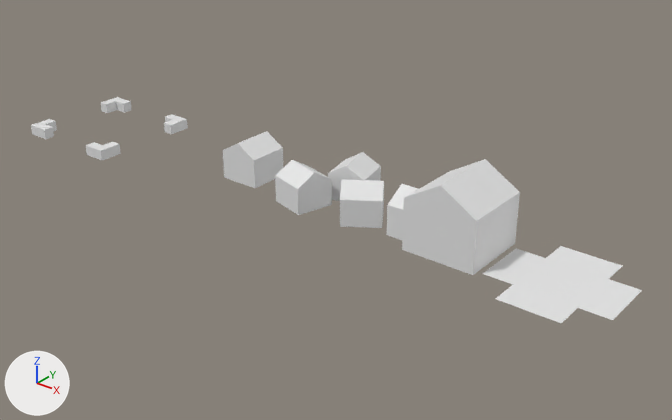
The glTF model dist/data/models.glb: old version first, new version second.
The view is the same before and after, from a 50 mm lens placed at (7.86, -5.02, 3.37), pointed at (3.38, 0.58, -0.1). Every picture has the same lights, and +X, +Y and +Z are marked at lower left. The picture after the commit comes second. Where no turn or scale is listed for an object, it has been applied to the vertices. Vertices at exactly the same position are counted once.

Objects in the first picture: 'house_001', 'house_002', 'house_003', 'hover', 'road_001'.
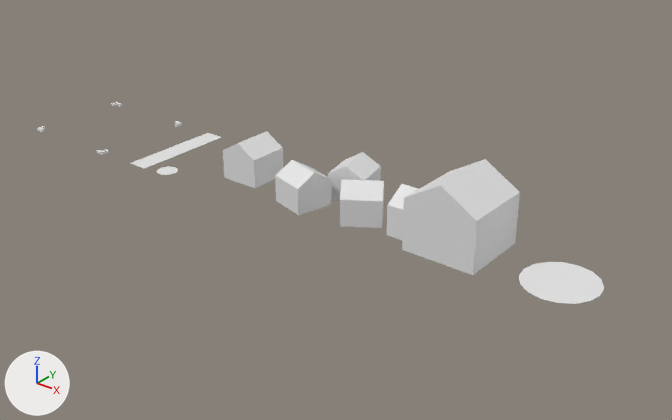
Boxes (x1, y1, x2, y2) around the edits, measured in the pictures (672 x 420 px):
'road_001', reshaped (46% narrower, 45% shorter)
    before: (483, 246, 642, 323)
    after: (519, 262, 604, 304)
'hover', reshaped (8% narrower, 17% shorter)
    before: (31, 97, 188, 161)
    after: (37, 102, 182, 155)
'road_segment', added
    after: (131, 133, 222, 168)
'road_join', added
    after: (157, 166, 178, 175)

Edits to the bpy script that builds the scene:
```text
Change me_hover:
    used by ob_hover; location = (0.5, 0.5, 0.0)
    remove me_hover.from_pydata(...)  # 64 vertices, 88 faces; spans x -0.55..0.55, y -0.55..0.55, z -0.05..0.05
    add me_hover.from_pydata(...)  # 64 vertices, 88 faces; spans x -0.512..0.512, y -0.513..0.513, z -0.013..0.013
    me_hover part 1: the whole mesh is rebuilt
Change me_road_001:
    used by ob_road_001; location = (5.5, 0.5, 0.0)
    remove me_road_001.from_pydata(...)  # 12 vertices, 10 faces; spans x -0.5..0.5, y -0.5..0.5, z 0.0
    add me_road_001.from_pydata(...)  # 16 vertices, 14 faces; spans x -0.3..0.3, y -0.3..0.3, z 0.0
    me_road_001 part 2: the whole mesh is rebuilt
Add me_road_segment:
    me_road_segment.from_pydata([(0.1, 1.0, 0.0), (-0.1, 1.0, 0.0), (0.1, 0.0, 0.0), (-0.1, 0.0, 0.0)], [], [(3, 2, 0), (3, 0, 1)])
Add me_road_join:
    me_road_join.from_pydata([(0.0, 0.1, 0.0), (-0.064, 0.077, 0.0), (-0.098, 0.017, 0.0), (-0.087, -0.05, 0.0), (-0.034, -0.094, 0.0), (0.034, -0.094, 0.0), (0.087, -0.05, 0.0), (0.098, 0.017, 0.0), (0.064, 0.077, 0.0)], [], [(0, 1, 2), (2, 3, 4), (4, 5, 6), (6, 7, 8), (8, 0, 2), (2, 4, 6), (2, 6, 8)])
Add ob_road_segment:
    ob_road_segment = bpy.data.objects.new('road_segment', me_road_segment)
    ob_road_segment.location = (1.5, 0.0, 0.0)
Add ob_road_join:
    ob_road_join = bpy.data.objects.new('road_join', me_road_join)
    ob_road_join.location = (1.8, 0.1, 0.0)
```
